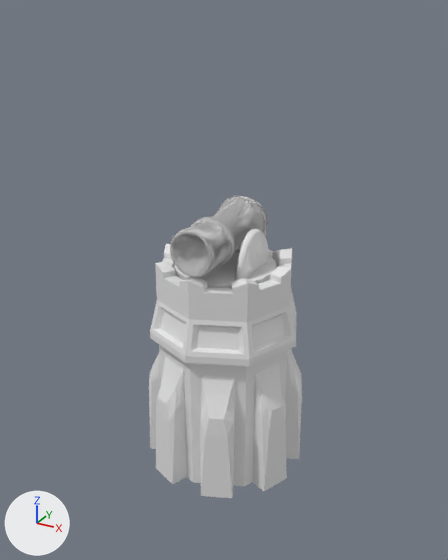
What one commit did to the Blender file BlendFilesForUnity/B_BombTower.blend.
Both versions are drawn from a camera (50 mm lens) standing at (5.98, -10.94, 9.91) and looking at (0.03, -0.13, 4.5). Lighting does not change. The marker at lower left points along +X, +Y and +Z.
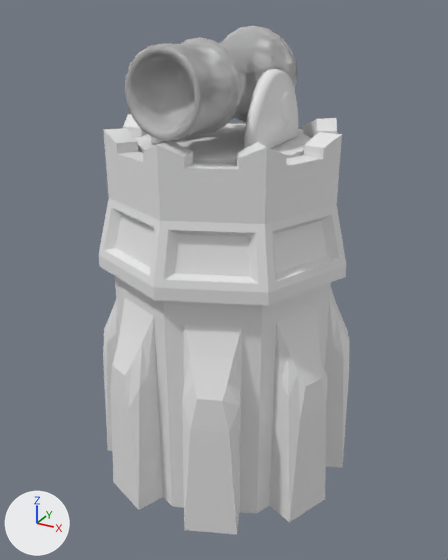
Where the change shows, as pixel boxes (x1, y1, x2, y2) in the pictures (448 x 560 px):
'Cylinder.001', rescaled (63% wider, 65% taller): before (149, 244, 302, 498); after (99, 114, 349, 534)
'Plane.001', moved, rescaled (88% wider, 64% taller): before (170, 196, 269, 280); after (125, 26, 312, 164)
'Cylinder.002', deleted: before (175, 252, 276, 288)

Diff of the bpy script that builds the scene:
```diff
--- a/BlendFilesForUnity/B_BombTower.blend.py
+++ b/BlendFilesForUnity/B_BombTower.blend.py
@@ me_cylinder_008 @@
 me_cylinder_008.from_pydata(...)  # 221 vertices, 217 faces; spans x 0.0..1.18, y -1.18..1.18, z 0.0..3.46
 # used by ob_cylinder_001; location = (0.0, 0.0, 0.0); scale = (1.53, 1.53, 1.45)
+# me_cylinder_008 part 1: the whole mesh is scaled about the mesh origin by (1.53, 1.53, 1.45)
@@ ob_plane_001 @@
 ob_plane_001 = bpy.data.objects.new('Plane.001', me_plane_002)
-ob_plane_001.location = (0.0, 0.0, 5.28)
-ob_plane_001.scale = (0.319, 0.65, 0.757)
+ob_plane_001.location = (0.0, 0.0, 8.22)
+ob_plane_001.scale = (0.496, 1.01, 1.18)
@@ ob_cylinder_002 @@
-ob_cylinder_002 = bpy.data.objects.new('Cylinder.002', me_cylinder_001)
-ob_cylinder_002.location = (0.0, 0.0, 4.72)
-ob_cylinder_002.scale = (1.1, 1.1, 0.105)
@@ ob_cylinder_001 @@
 ob_cylinder_001.location = (0.0, 0.0, 0.0)
-ob_cylinder_001.scale = (1.53, 1.53, 1.45)
+ob_cylinder_001.scale = (1.56, 1.56, 1.56)
 _m = ob_cylinder_001.modifiers.new('Mirror', 'MIRROR')
```
